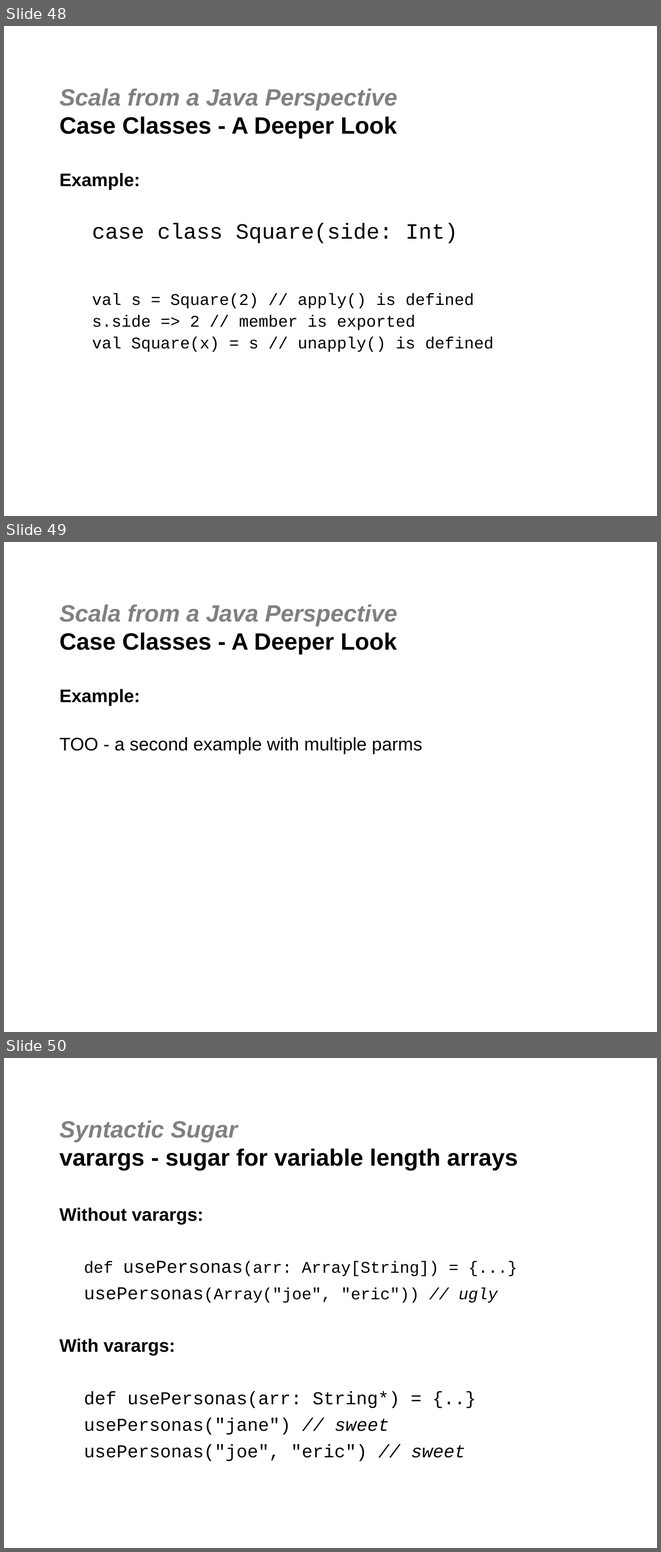
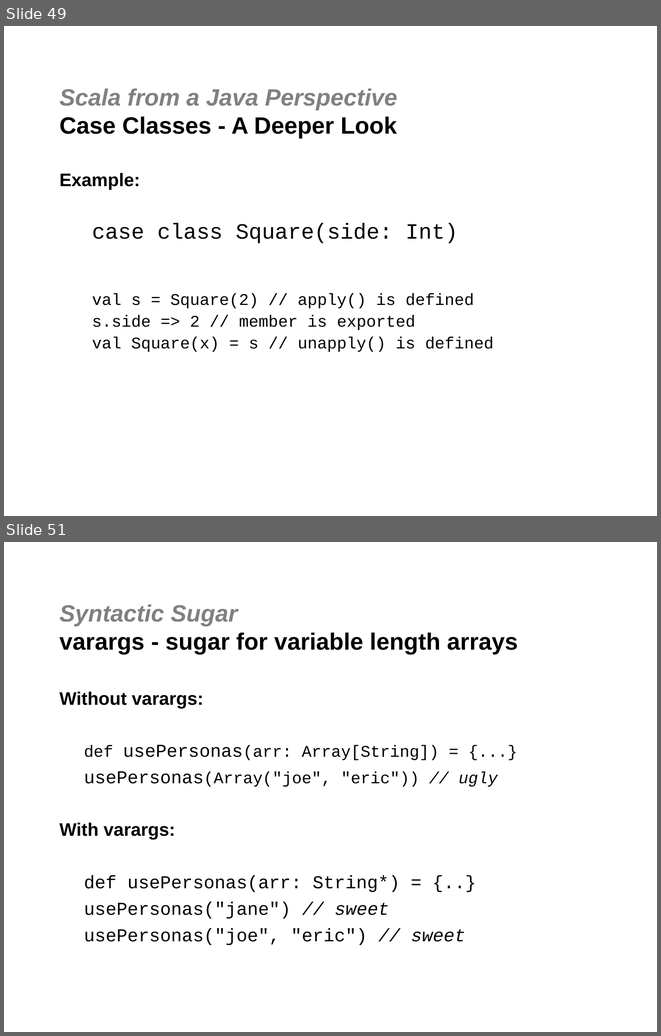
Before and after one commit to jgoodsen/agile2010, a slide deck: 03-scala.ppt. Shown one above the other, each under a label of ours: slides 48, 49 and 50 before the commit, slides 49 and 51 after it; the slides between them are not shown. The pictures are 661x1552 and 661x1036 pixels, drawn with LibreOffice and Linux fonts; fonts in the diff are those of the drawing; background and template pictures are left out. Boxes give left, top, right and bottom in pixels: in the first picture for what was removed or moved away, otherwise in the second. Text is boxed around its words. In the diff, an @@ line names an element or a change of style, - is before the commit and + after.

```diff
--- a/03-scala.ppt
+++ b/03-scala.ppt
@@ slide 49 removed at bbox=[4, 542, 657, 1032], background #FFFFFF @@
@@ title removed at bbox=[60, 605, 397, 654] @@
-Scala from a Java Perspective
-Case Classes - A Deeper Look
@@ text removed at bbox=[60, 689, 422, 754] @@
-Example:
-TOO - a second example with multiple parms
@@ what was slide 48 is now slide 49 @@
@@ what was slide 50 is now slide 51 @@
```
Also in this commit, not shown: 3 slides changed, 3 slides added, 1 other slide removed, 7 other files.
